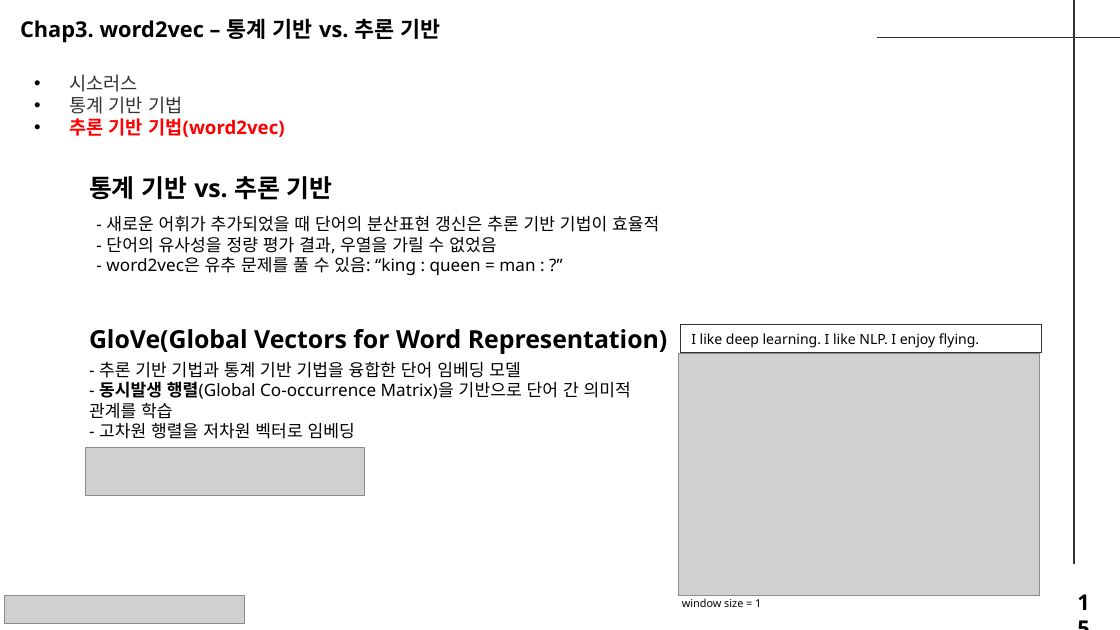
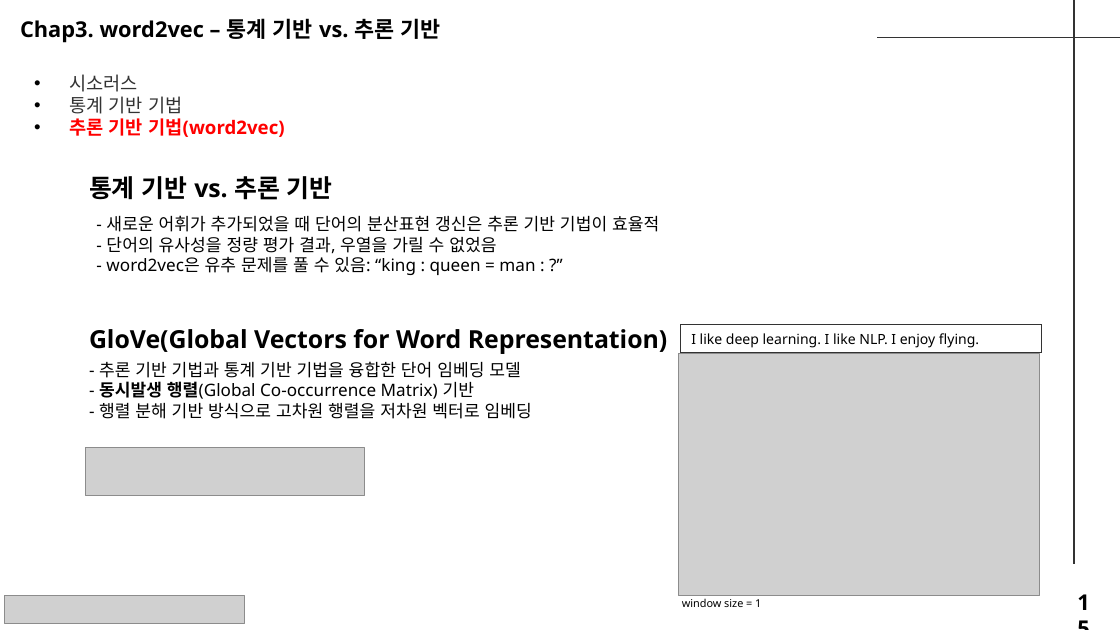
Before and after one commit to seungdeng/Deep-Learning-from-Scratch, a slide deck: slide 15 of study/발표자료/20250220_밑딥2_이승건_chap2345발표자료_NotoSans.pptx. Drawn at 1120x630 pixels with LibreOffice and Linux fonts; fonts in the diff are those of the drawing; grey boxes stand for pictures. Boxes give left, top, right and bottom in pixels: in the first picture for what was removed or moved away, otherwise in the second. Text is boxed around its words. In the diff, an @@ line names an element or a change of style, - is before the commit and + after.

```diff
--- a/study/발표자료/20250220_밑딥2_이승건_chap2345발표자료_NotoSans.pptx
+++ b/study/발표자료/20250220_밑딥2_이승건_chap2345발표자료_NotoSans.pptx
@@ text at [99, 361, 532, 419]: text changed @@
-- 추론 기반 기법과 통계 기반 기법을 융합한 단어 임베딩 모델
-- 동시발생 행렬(Global Co-occurrence Matrix)을 기반으로 단어 간 의미적 관계를 학습
-- 고차원 행렬을 저차원 벡터로 임베딩
+- 추론 기반 기법과 통계 기반 기법을 융합한 단어 임베딩 모델
+- 동시발생 행렬(Global Co-occurrence Matrix) 기반
+- 행렬 분해 기반 방식으로 고차원 행렬을 저차원 벡터로 임베딩
```
Also in this commit, not shown: 14 other slides changed.
